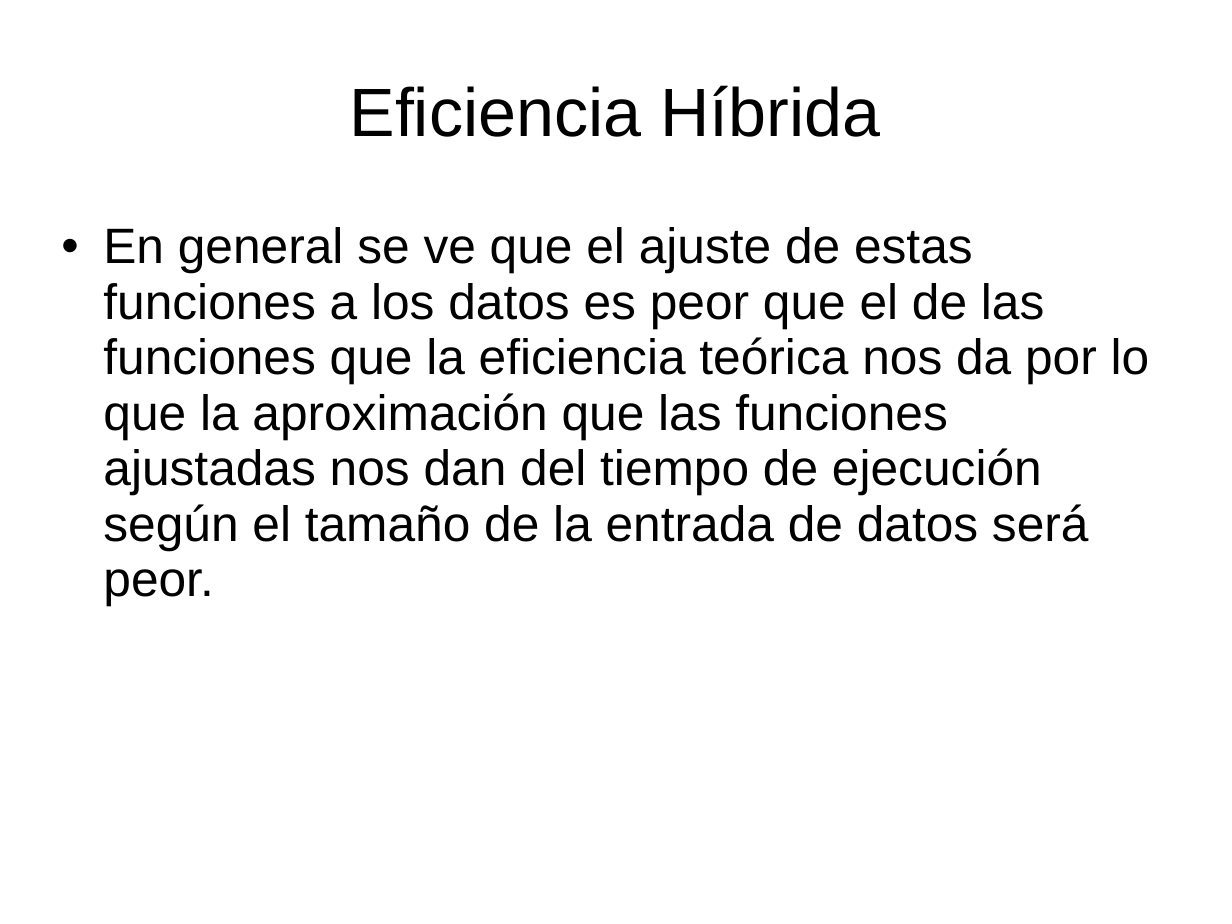
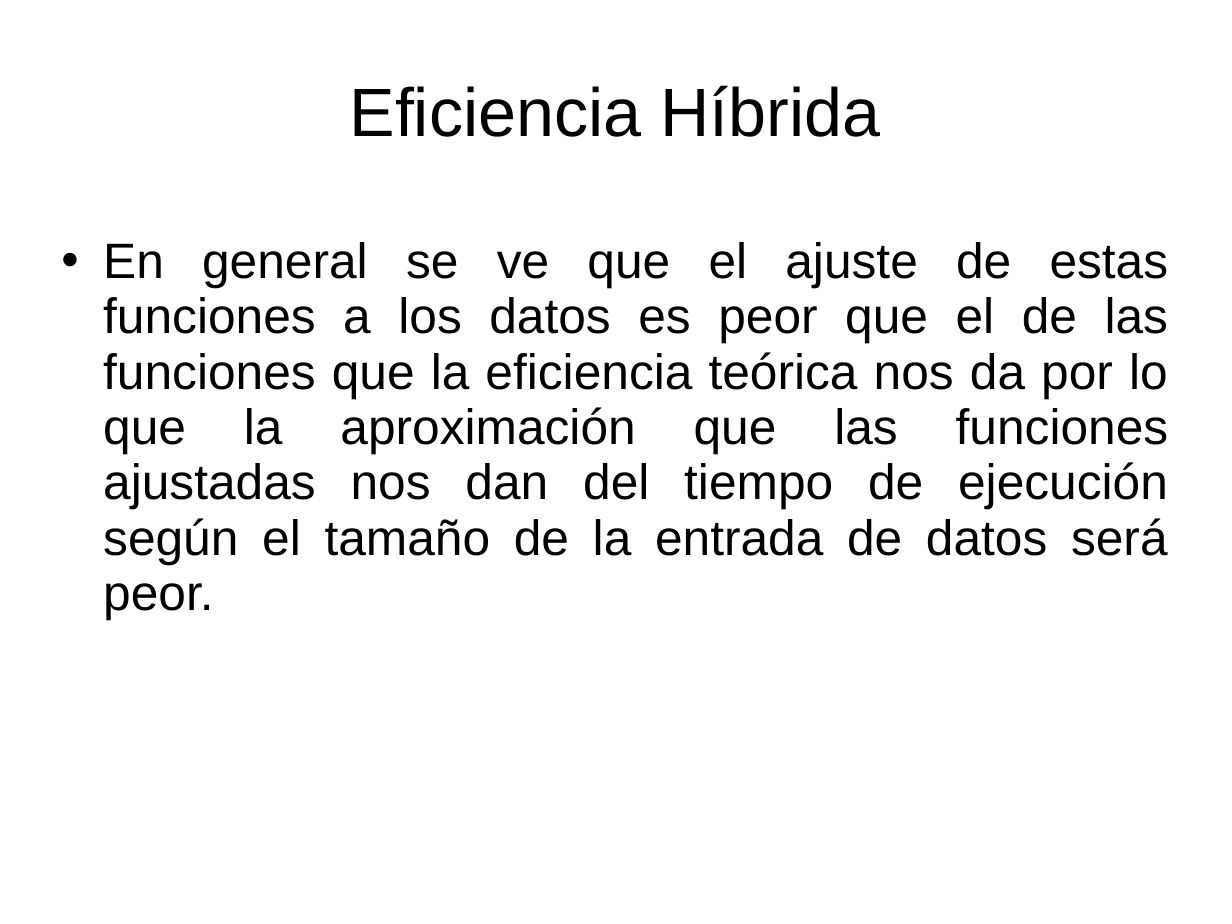
Before and after one commit to santidediego/Algoritmica, a slide deck: slide 37 of Practica1/Segunda Parte/Presentacion_2.0.ppt. Drawn at 1232x924 pixels with LibreOffice and Linux fonts; fonts in the diff are those of the drawing; background and template pictures are left out. Boxes give left, top, right and bottom in pixels: in the first picture for what was removed or moved away, otherwise in the second. Text is boxed around its words. In the diff, an @@ line names an element or a change of style, - is before the commit and + after.

```diff
--- a/Practica1/Segunda Parte/Presentacion_2.0.ppt
+++ b/Practica1/Segunda Parte/Presentacion_2.0.ppt
@@ text "En general se ve que ...": place and size @@
-text "En general se ve que ..." at [103,227,1150,606]
+text "En general se ve que ..." at [103,242,1169,620]
@@ text "En general se ve que ..." at [103,242,1169,620]: alignment left to justified; indent changed @@
```
Also in this commit, not shown: 11 other slides changed.
